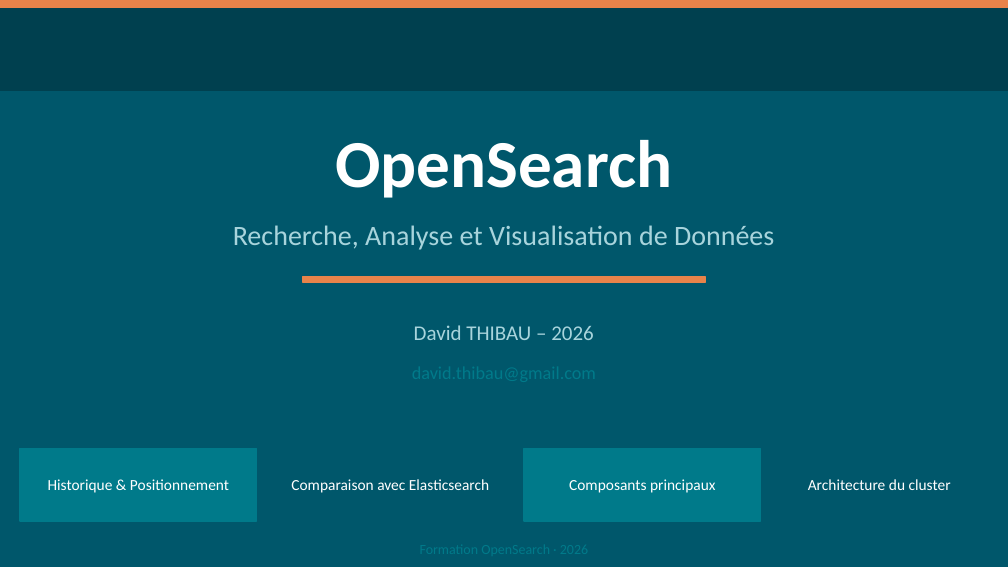
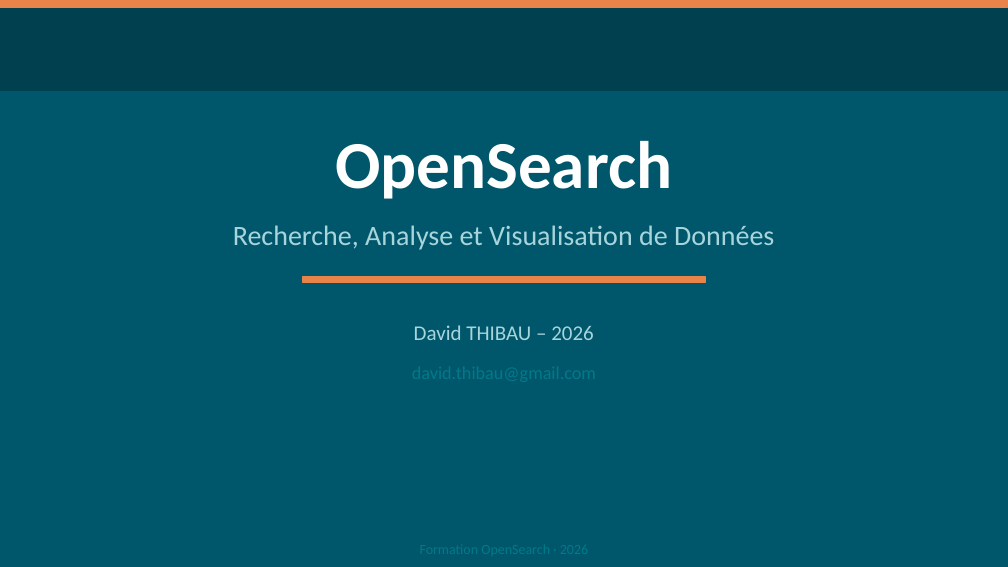
Before and after one commit to dthibau/opensearch, a slide deck: slide 1 of opensearch.pptx. Drawn at 1008x567 pixels with LibreOffice and Linux fonts; fonts in the diff are those of the drawing. Boxes give left, top, right and bottom in pixels: in the first picture for what was removed or moved away, otherwise in the second. Text is boxed around its words. In the diff, an @@ line names an element or a change of style, - is before the commit and + after.

```diff
--- a/opensearch.pptx
+++ b/opensearch.pptx
@@ rectangle removed at bbox=[20, 449, 257, 521] @@
@@ rectangle removed at bbox=[272, 449, 509, 521] @@
@@ rectangle removed at bbox=[524, 449, 761, 521] @@
@@ rectangle removed at bbox=[771, 449, 988, 521] @@
@@ text removed at bbox=[48, 479, 229, 493] @@
-Historique & Positionnement
@@ text removed at bbox=[291, 479, 489, 493] @@
-Comparaison avec Elasticsearch
@@ text removed at bbox=[569, 479, 715, 493] @@
-Composants principaux
@@ text removed at bbox=[808, 479, 951, 490] @@
-Architecture du cluster
```
Also in this commit, not shown: 54 other slides changed, 130 slides added, 8 slides removed, 50 other files.
